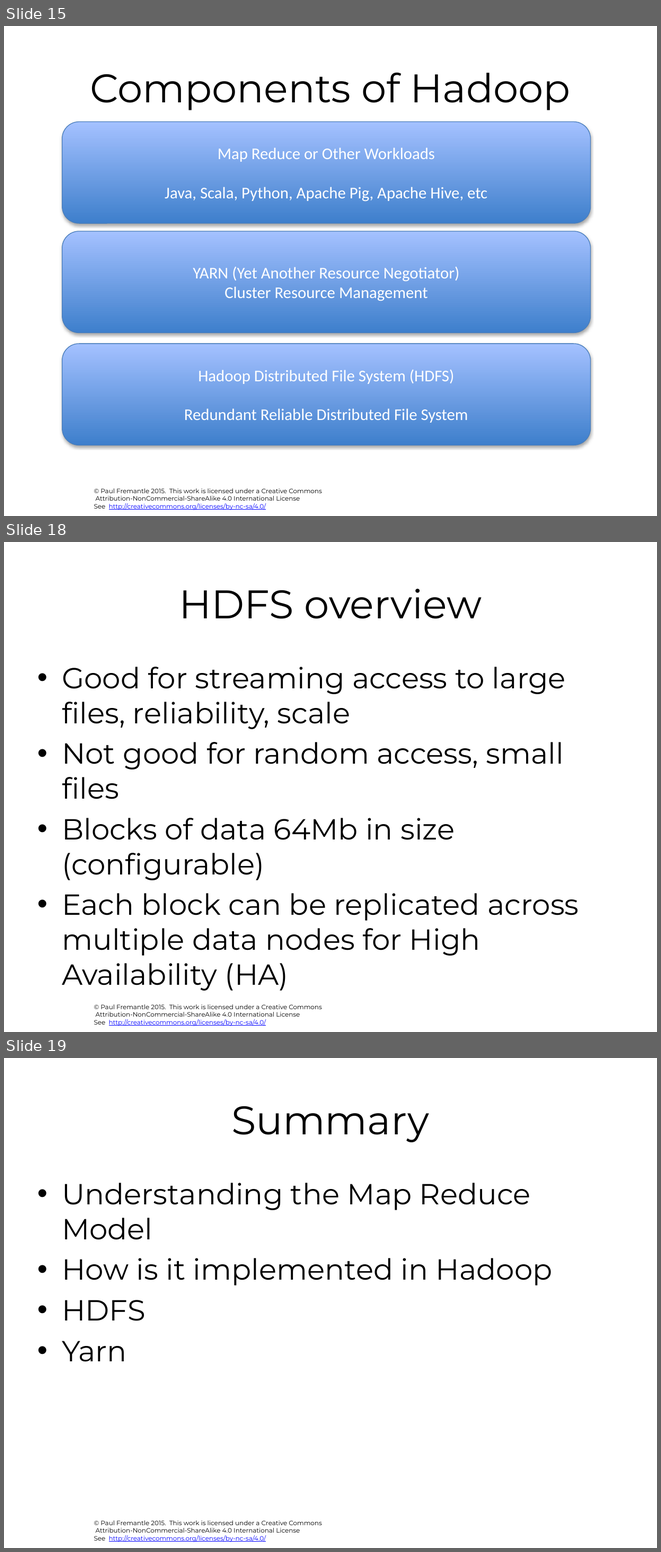
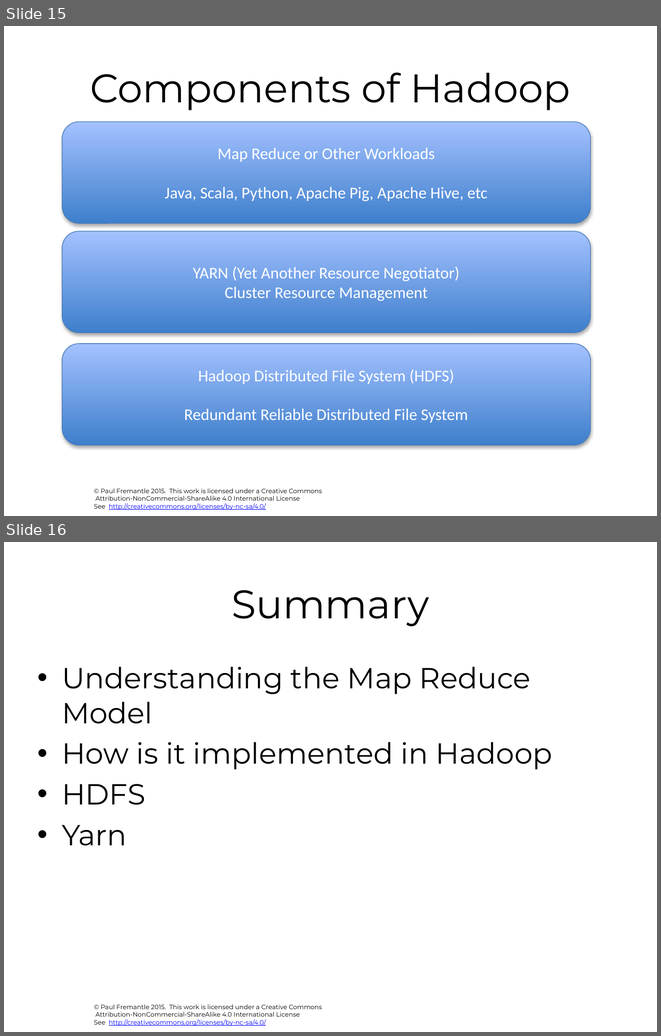
Before and after one commit to pzfreo/big, a slide deck: pres-source/02-map-reduce.pptx. Shown one above the other, each under a label of ours: slides 15, 18 and 19 before the commit, slides 15 and 16 after it; the slides between them are not shown. The pictures are 661x1552 and 661x1036 pixels, drawn with LibreOffice and Linux fonts; fonts in the diff are those of the drawing; background and template pictures are left out. Boxes give left, top, right and bottom in pixels: in the first picture for what was removed or moved away, otherwise in the second. Text is boxed around its words. In the diff, an @@ line names an element or a change of style, - is before the commit and + after.

```diff
--- a/pres-source/02-map-reduce.pptx
+++ b/pres-source/02-map-reduce.pptx
@@ slide 18 removed at [4, 542, 657, 1032], background #FFFFFF; not listed: 1 template element that a slide beside it also shows @@
@@ title removed at [179, 589, 482, 619] @@
-HDFS overview
@@ text removed at [62, 667, 579, 990] @@
-• Good for streaming access to large files, reliability, scale
-• Not good for random access, small files
-• Blocks of data 64Mb in size (configurable)
-• Each block can be replicated across multiple data nodes for High Availability (HA)
@@ what was slide 19 is now slide 16 @@
```
Also in this commit, not shown: 6 other slides removed, 31 other files.
